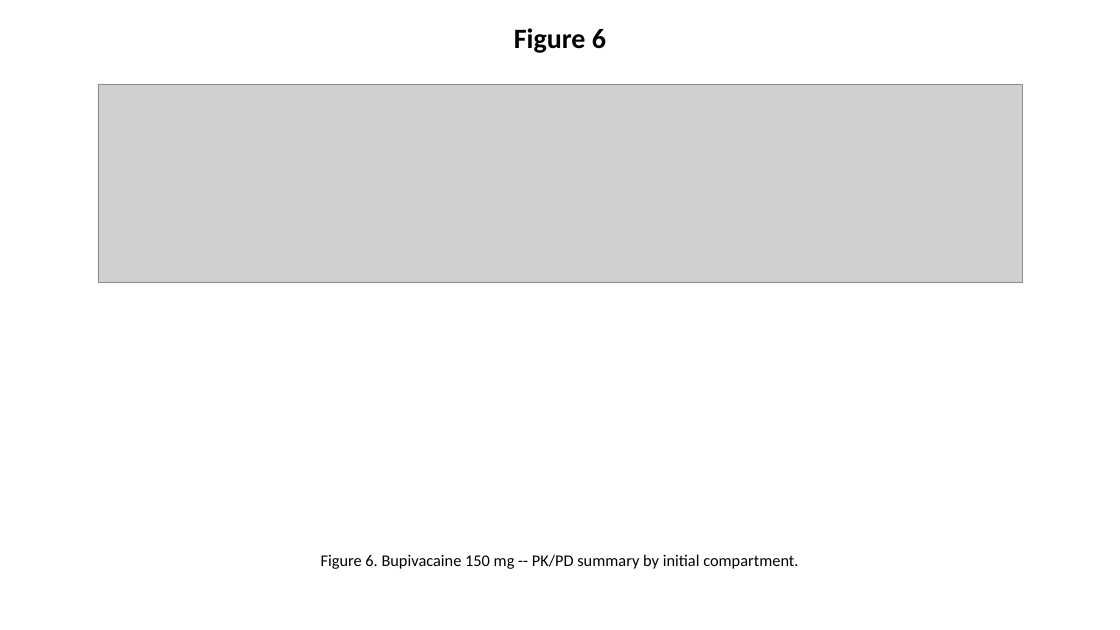
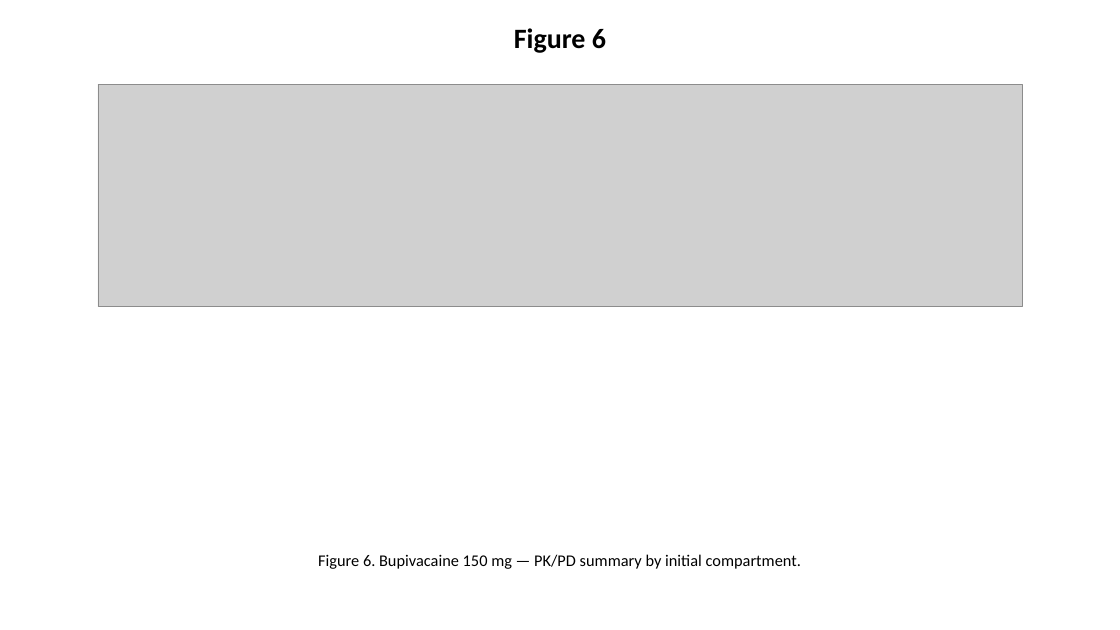
Before and after one commit to bougtoir/yoshika-pkpd, a slide deck: slide 6 of v1/output/yoshika_CMPB_Update_figures.pptx. Drawn at 1120x630 pixels with LibreOffice and Linux fonts; fonts in the diff are those of the drawing; grey boxes stand for pictures. Boxes give left, top, right and bottom in pixels: in the first picture for what was removed or moved away, otherwise in the second. Text is boxed around its words. In the diff, an @@ line names an element or a change of style, - is before the commit and + after.

```diff
--- a/v1/output/yoshika_CMPB_Update_figures.pptx
+++ b/v1/output/yoshika_CMPB_Update_figures.pptx
@@ picture: place and size @@
-picture at [98,84,1023,283]
+picture at [98,84,1023,307]
@@ text at [318,554,801,569]: text changed @@
-Figure 6. Bupivacaine 150 mg -- PK/PD summary by initial compartment.
+Figure 6. Bupivacaine 150 mg — PK/PD summary by initial compartment.
```
Also in this commit, not shown: 4 other slides changed, 8 other files.
